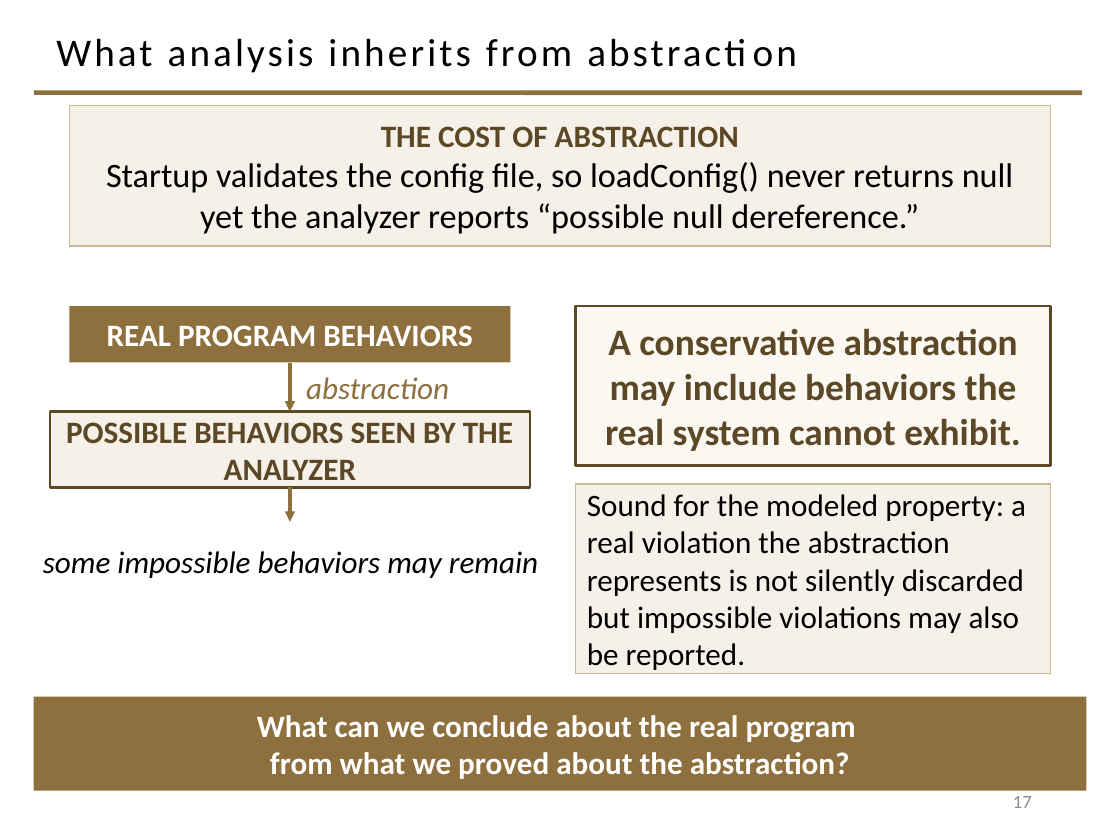
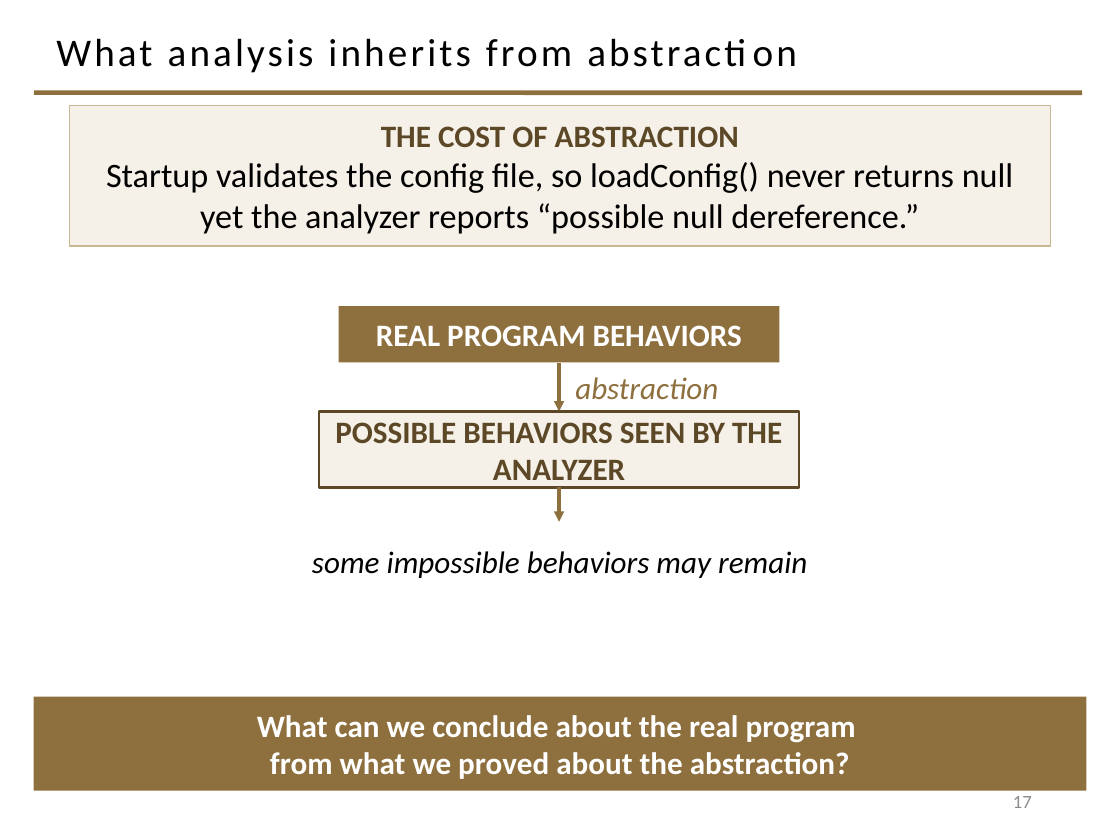
Before and after one commit to davisjam/model-based-agentic-software-engineering, a slide deck: slide 17 of course/lectures/act-1-foundations/08-validation/1-8-Validation.pptx. Drawn at 1120x840 pixels with LibreOffice and Linux fonts; fonts in the diff are those of the drawing; background and template pictures are left out. Boxes give left, top, right and bottom in pixels: in the first picture for what was removed or moved away, otherwise in the second. Text is boxed around its words. In the diff, an @@ line names an element or a change of style, - is before the commit and + after.

```diff
--- a/course/lectures/act-1-foundations/08-validation/1-8-Validation.pptx
+++ b/course/lectures/act-1-foundations/08-validation/1-8-Validation.pptx
@@ rectangle removed at box(576, 306, 1051, 465) @@
-A conservative abstraction may include behaviors the real system cannot exhibit.
@@ 2 texts, 2 rectangles, 2 arrows: place and size @@
-2 texts, 2 rectangles, 2 arrows at box(43, 306, 538, 578)
+2 texts, 2 rectangles, 2 arrows at box(312, 306, 807, 578)
@@ rectangle removed at box(576, 484, 1051, 674) @@
-Sound for the modeled property: a real violation the abstraction represents is not silently discarded but impossible violations may also be reported.
```
Also in this commit, not shown: 9 other slides changed.
